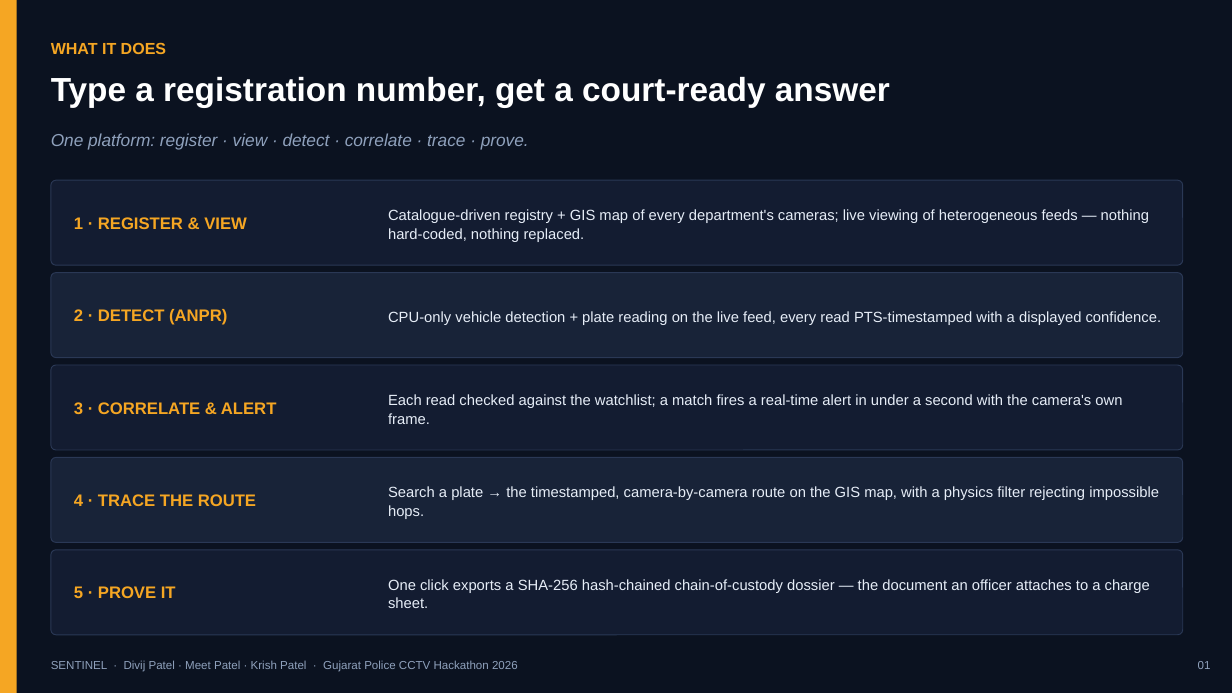
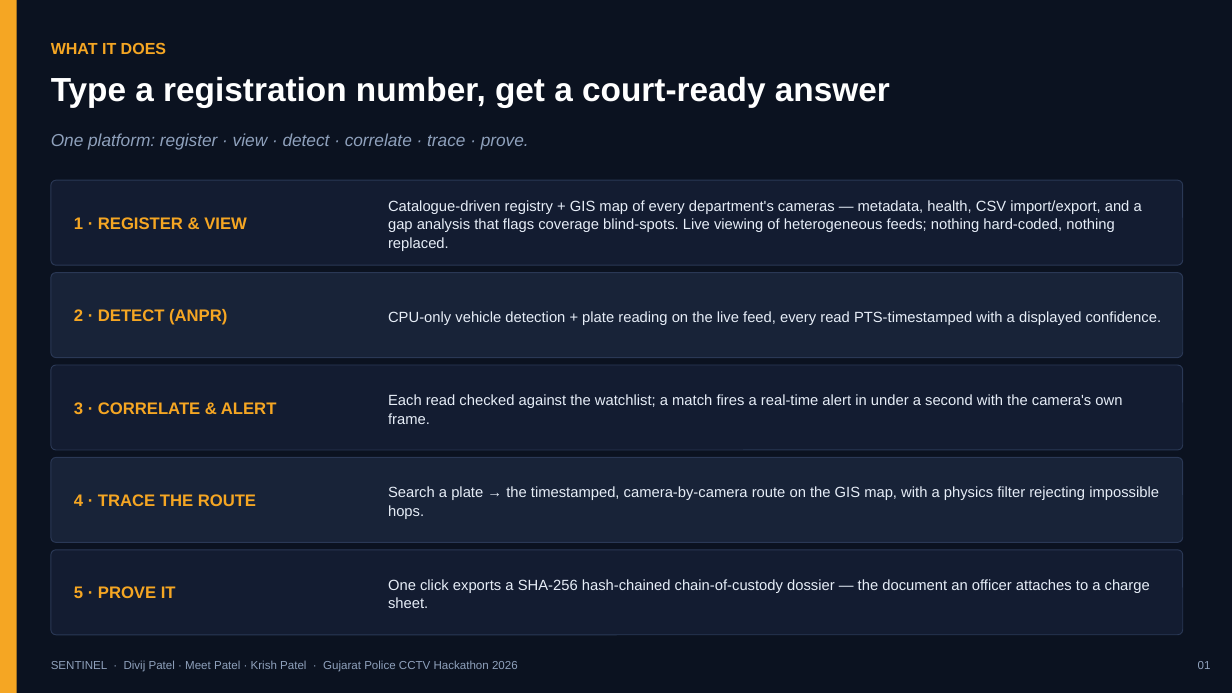
Before and after one commit to DIVIJ08070/sentinal, a slide deck: slide 2 of deliverables/SENTINEL_Presentation.pptx. Drawn at 1232x693 pixels with LibreOffice and Linux fonts; fonts in the diff are those of the drawing. Boxes give left, top, right and bottom in pixels: in the first picture for what was removed or moved away, otherwise in the second. Text is boxed around its words. In the diff, an @@ line names an element or a change of style, - is before the commit and + after.

Commit message:
feat: live video anpr studio, overnight 13m cycler, camera stability, and daytime footage integration

```diff
--- a/deliverables/SENTINEL_Presentation.pptx
+++ b/deliverables/SENTINEL_Presentation.pptx
@@ text at (388,200,1142,251): text changed @@
-Catalogue-driven registry + GIS map of every department's cameras; live viewing of heterogeneous feeds — nothing hard-coded, nothing replaced.
+Catalogue-driven registry + GIS map of every department's cameras — metadata, health, CSV import/export, and a gap analysis that flags coverage blind-spots. Live viewing of heterogeneous feeds; nothing hard-coded, nothing replaced.
```
Also in this commit, not shown: 4 other slides changed, 26 other files.
